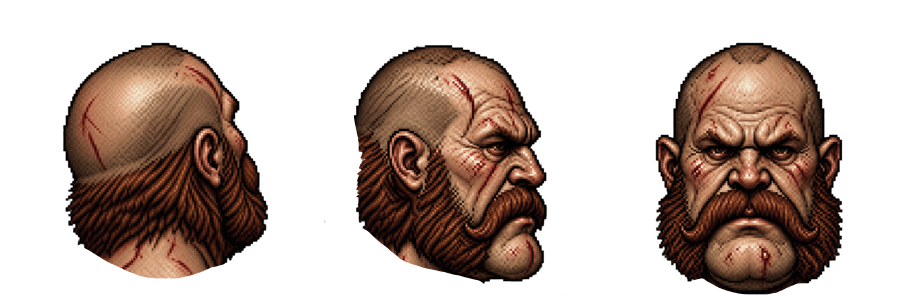
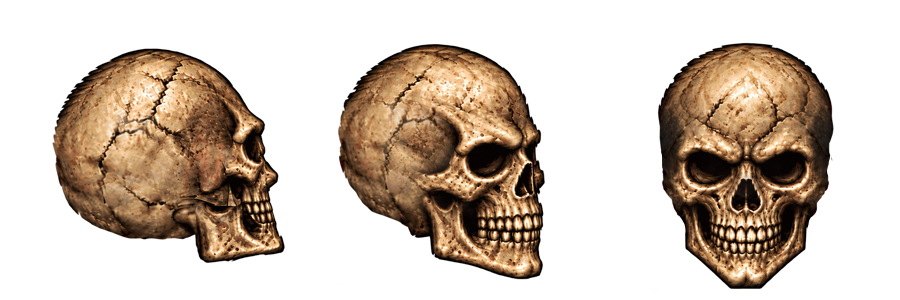
Revision of a layered 900x300 image; what changed, layer by layer:
added layer "Layer 41" above "Layer 5" over [52, 42, 834, 294]
hid "Layer 5" over [52, 42, 844, 295]
